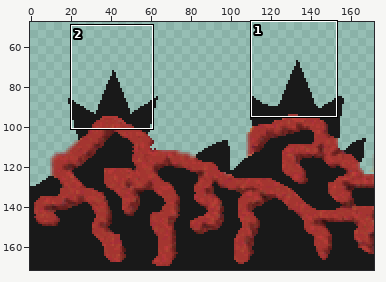
Sprite sheet: SLIME/Assets/Sprites/Tilesets/nature_plants/rocks.png. The picture above shows the old version from afar; the outline marks the close-up.
Close-up. Earlier state:
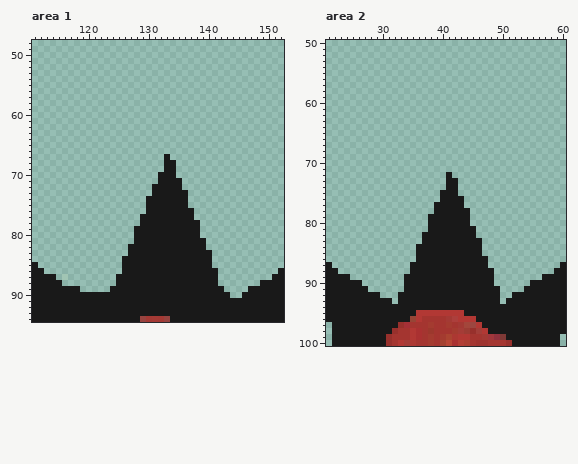
The file is 172x172 pixels. Pixels under 10% opacity are left out. Colours within 5 levels of each other are drawn and written as one. Shown: area 1: x 111..152, y 48..94; area 2: x 21..60, y 50..100. The wide view leaves out empty margins. The commit also changed other parts of the picture, which this record leaves out.
New version:
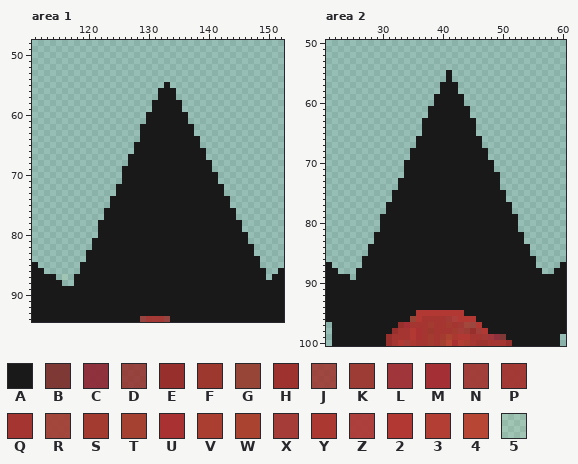
Palette (. is transparent): A #191919  B #7d322ff2  C #8f2a37f2  D #97302cdc  E #97302c  F #9c382d  G #964536  H #9e322e  J #9f3630de  K #9c3c34  L #a12f34f2  M #a43036  N #a43430eb  P #a43530f6  Q #a43530  R #a43b30ea  S #a43b30  T #a44130  U #aa3131  V #aa3e31  W #aa4431  X #a53c37  Y #ac3832  Z #af3633ec  2 #b23834  3 #b23e34  4 #b74635  5 #ffffb41a
Difference:
Area 1:
Colour A is added in row 55 at x 133; in rows 56 to 57 at x 132 to 134; in rows 58 to 59 at x 131 to 135; in rows 60 to 61 at x 130 to 136; in rows 62 to 63 at x 129 to 137; in row 64 at x 129 to 138.
Colour A is added in row 65 at x 128 to 138; in row 66 at x 128 to 139; in row 67 at x 127 to 132 and 134 to 139; in row 68 at x 127 to 132 and 135 to 140; in row 69 at x 126 to 132 and 135 to 140; in row 70 at x 126 to 131 and 135 to 141.
Colour A is added in row 71 at x 126 to 131 and 136 to 141; in row 72 at x 125 to 130 and 136 to 142; in row 73 at x 125 to 130 and 137 to 142; in rows 74 to 75 at x 124 to 129 and 137 to 143; in row 76 at x 123 to 129 and 138 to 144; in row 77 at x 123 to 128 and 138 to 144.
Colour A is added in row 78 at x 122 to 128 and 139 to 145; in row 79 at x 122 to 127 and 139 to 145; in row 80 at x 122 to 127 and 139 to 146; in row 81 at x 121 to 127 and 140 to 146; in row 82 at x 121 to 126 and 140 to 147; in row 83 at x 120 to 126 and 141 to 147.
Colour A is added in row 84 at x 120 to 125 and 141 to 148; in row 85 at x 119 to 125 and 141 to 148; in row 86 at x 119 to 125 and 142 to 149; in row 87 at x 118 to 124 and 142 to 149; in row 88 at x 118 to 124 and 142 to 148; in row 89 at x 119 to 123 and 143 to 146.
Colour A is added in row 90 at x 144 to 145.
Area 2:
Colour A is added in rows 55 to 56 at x 41; in rows 57 to 58 at x 40 to 42; in rows 59 to 60 at x 39 to 43; in rows 61 to 62 at x 38 to 44; in rows 63 to 65 at x 37 to 45; in rows 66 to 67 at x 36 to 46.
Colour A is added in rows 68 to 69 at x 35 to 47; in rows 70 to 71 at x 34 to 48; in row 72 at x 34 to 40 and 42 to 49; in rows 73 to 74 at x 33 to 40 and 43 to 49; in row 75 at x 32 to 39 and 43 to 50; in row 76 at x 32 to 39 and 44 to 50.
Colour A is added in row 77 at x 31 to 38 and 44 to 51; in row 78 at x 31 to 38 and 45 to 51; in rows 79 to 80 at x 30 to 37 and 45 to 52; in row 81 at x 30 to 37 and 46 to 52; in row 82 at x 29 to 36 and 46 to 53; in row 83 at x 29 to 36 and 47 to 53.
Colour A is added in rows 84 to 85 at x 28 to 35 and 47 to 54; in row 86 at x 27 to 35 and 48 to 55; in row 87 at x 27 to 34 and 48 to 55; in row 88 at x 26 to 34 and 49 to 56; in row 89 at x 26 to 33 and 49 to 56; in row 90 at x 27 to 33 and 49 to 54.
Colour A is added in row 91 at x 28 to 33 and 50 to 53; in row 92 at x 30 to 32 and 50 to 51; in row 93 at x 32 and 50.
Where, in picture pixels (left, top, right, bottom), the same in both close-ups:
added: (74, 82, 266, 298)
added: (356, 70, 542, 304)
